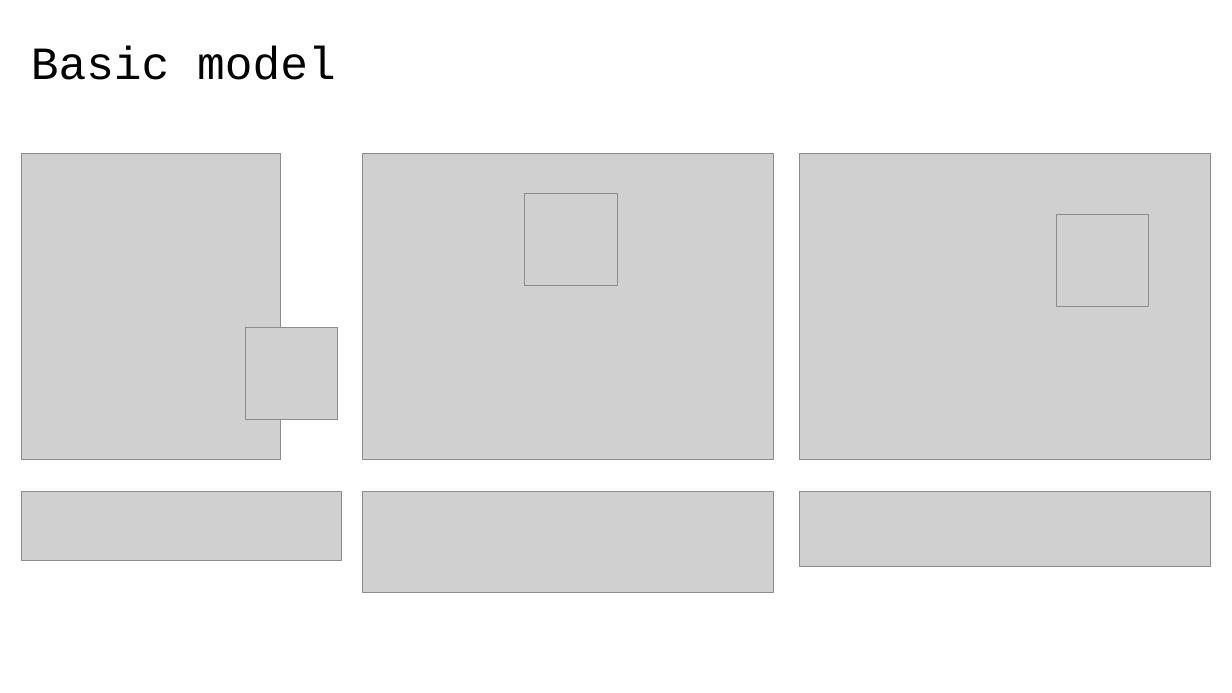
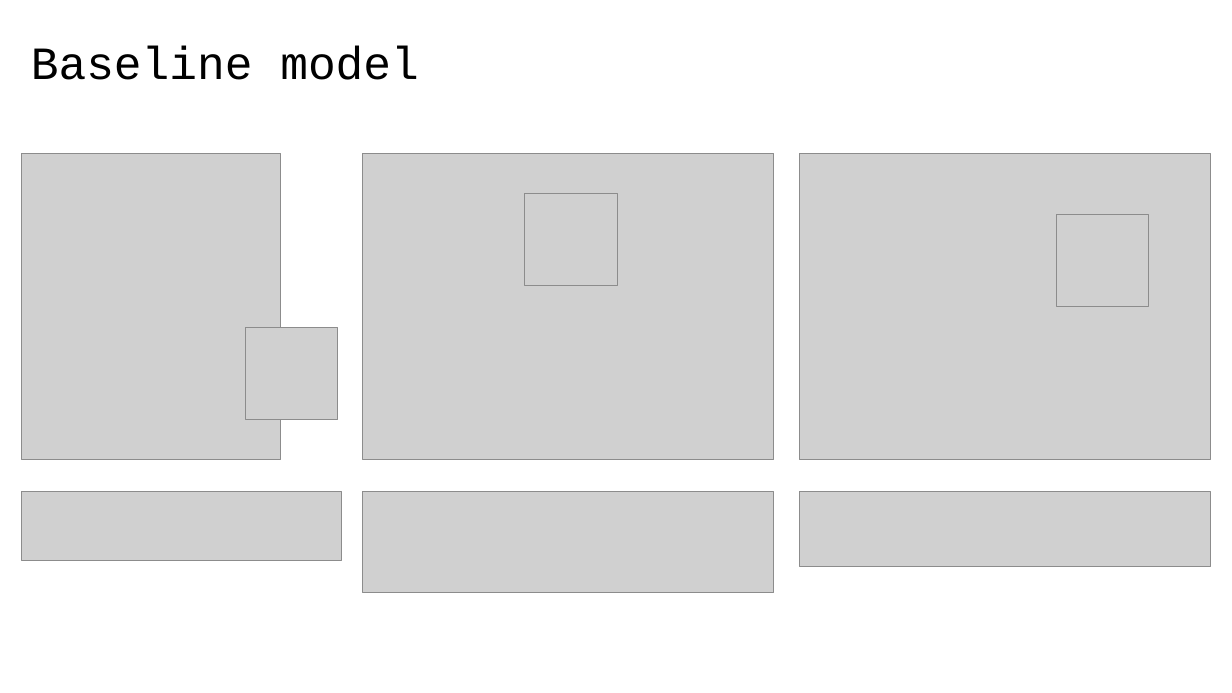
Before and after one commit to 40tude/02_Data-Science_Fullstack_march_2024, a slide deck: slide 5 of 07_deep_learning/99_Project_ATT/01_att_project.pptx. Drawn at 1232x693 pixels with LibreOffice and Linux fonts; fonts in the diff are those of the drawing; grey boxes stand for pictures; background and template pictures are left out. Boxes give left, top, right and bottom in pixels: in the first picture for what was removed or moved away, otherwise in the second. Text is boxed around its words. In the diff, an @@ line names an element or a change of style, - is before the commit and + after.

```diff
--- a/07_deep_learning/99_Project_ATT/01_att_project.pptx
+++ b/07_deep_learning/99_Project_ATT/01_att_project.pptx
@@ title at (31, 46, 419, 80): text changed @@
-Basic model
+Baseline model
```
Also in this commit, not shown: 3 other files.
